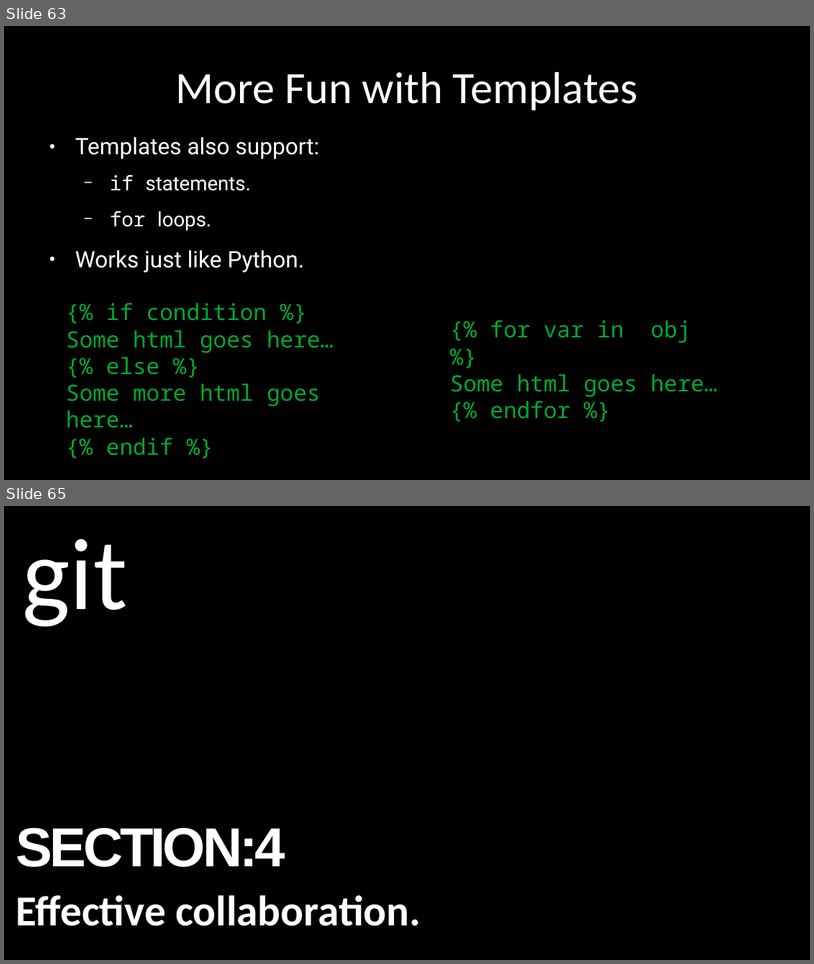
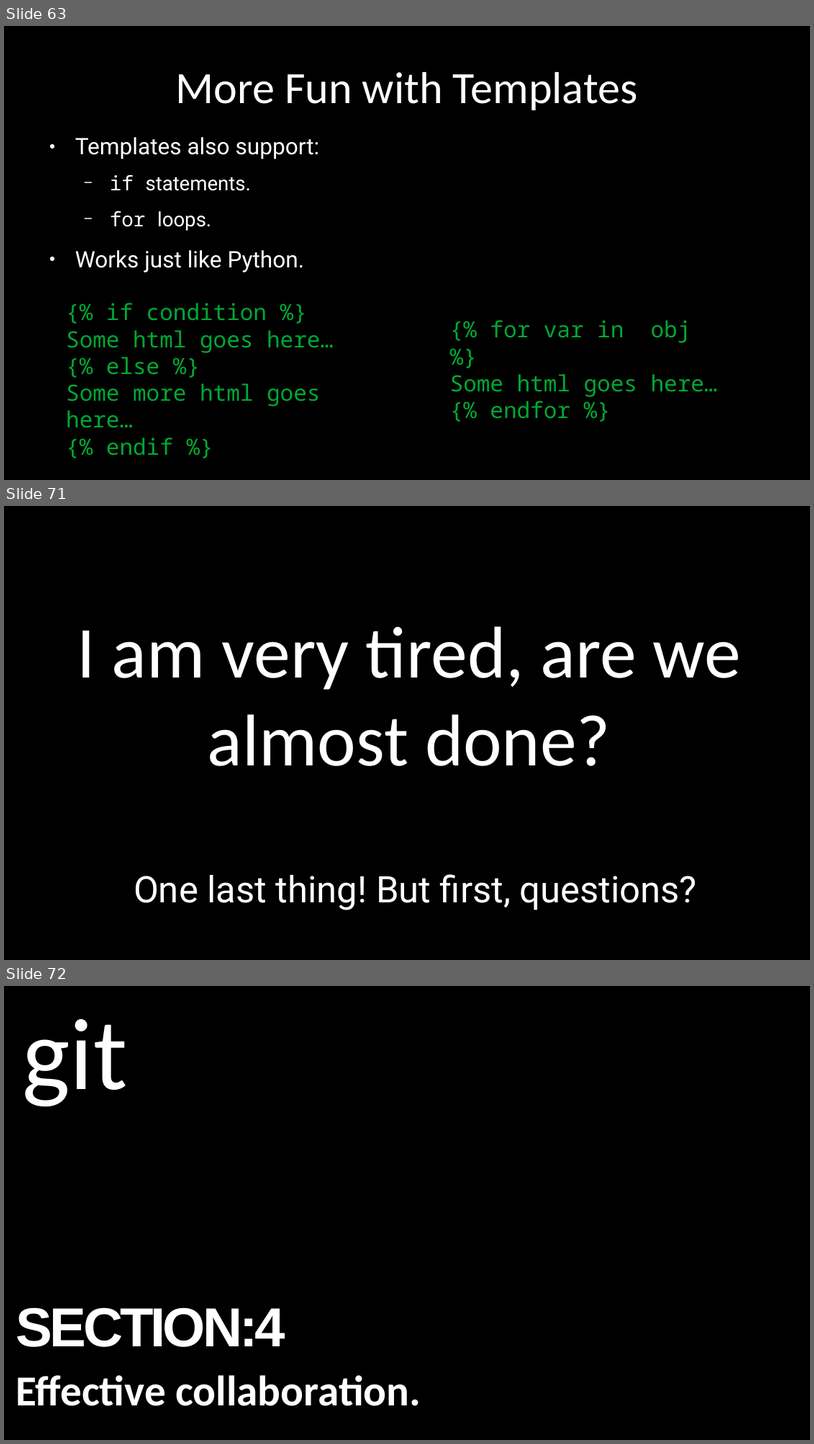
Before and after one commit to alexacallmebaka/htmlflasksql, a slide deck: slides/deck.odp. Shown one above the other, each under a label of ours: slides 63 and 65 before the commit, slides 63, 71 and 72 after it; the slides between them are not shown. The pictures are 814x964 and 814x1444 pixels, drawn with LibreOffice and Linux fonts; fonts in the diff are those of the drawing. Boxes give left, top, right and bottom in pixels: in the first picture for what was removed or moved away, otherwise in the second. Text is boxed around its words. In the diff, an @@ line names an element or a change of style, - is before the commit and + after.

```diff
--- a/slides/deck.odp
+++ b/slides/deck.odp
@@ slide 71 added at [4,506,810,960], background #000000 @@
@@ title added at [77,626,741,766], 72 pt, text #FFFFFF @@
+I am very tired, are we almost done?
@@ text added at [134,874,697,910], 36 pt, text #FFFFFF @@
+One last thing! But first, questions?
@@ what was slide 65 is now slide 72 @@
```
Also in this commit, not shown: 4 slides changed, 18 other slides added, 3 slides removed, 1 other file.
